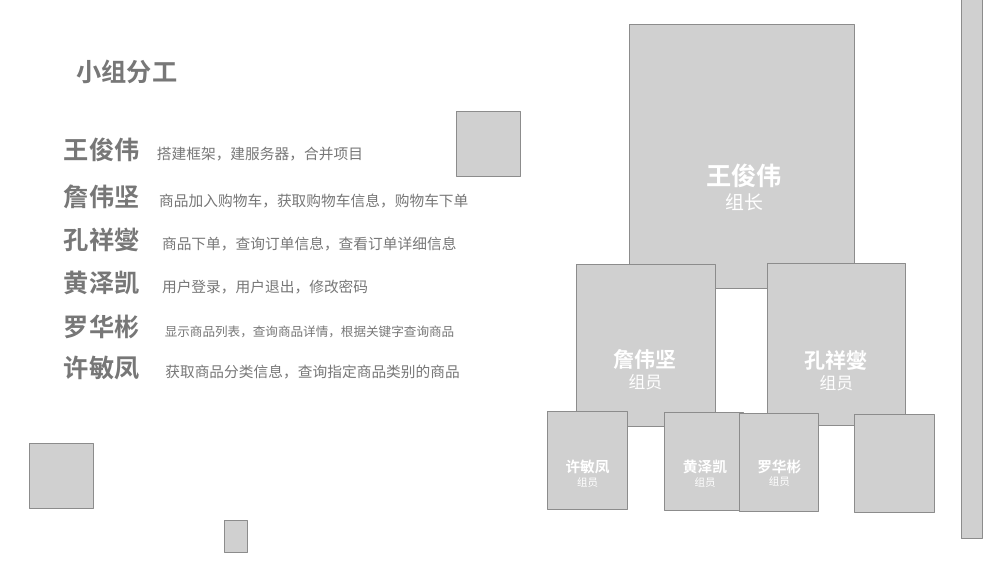
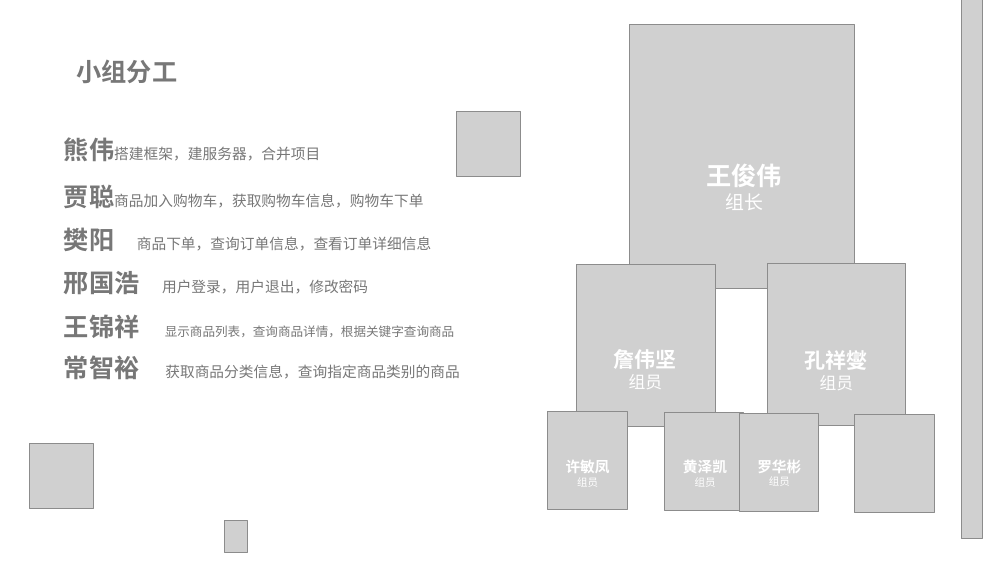
Before and after one commit to CC1AH/SummerTraining, a slide deck: slide 3 of 项目答辩总ppt.pptx. Drawn at 1008x567 pixels with LibreOffice and Linux fonts; fonts in the diff are those of the drawing; grey boxes stand for pictures; background and template pictures are left out. Boxes give left, top, right and bottom in pixels: in the first picture for what was removed or moved away, otherwise in the second. Text is boxed around its words. In the diff, an @@ line names an element or a change of style, - is before the commit and + after.

```diff
--- a/项目答辩总ppt.pptx
+++ b/项目答辩总ppt.pptx
@@ text at (64,137,460,379): text changed @@
-王俊伟 搭建框架，建服务器，合并项目
-詹伟坚 商品加入购物车，获取购物车信息，购物车下单
-孔祥燮 商品下单，查询订单信息，查看订单详细信息
-黄泽凯 用户登录，用户退出，修改密码
-罗华彬 显示商品列表，查询商品详情，根据关键字查询商品
-许敏凤 获取商品分类信息，查询指定商品类别的商品
+熊伟搭建框架，建服务器，合并项目
+贾聪商品加入购物车，获取购物车信息，购物车下单
+樊阳 商品下单，查询订单信息，查看订单详细信息
+邢国浩 用户登录，用户退出，修改密码
+王锦祥 显示商品列表，查询商品详情，根据关键字查询商品
+常智裕 获取商品分类信息，查询指定商品类别的商品
```
Also in this commit, not shown: 2 other slides changed, 2 slides added.
